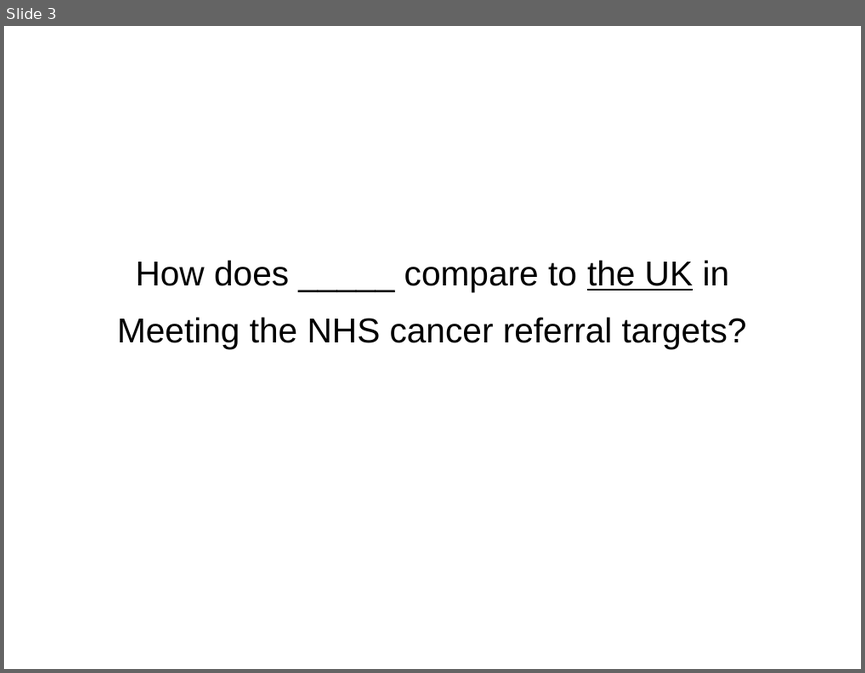
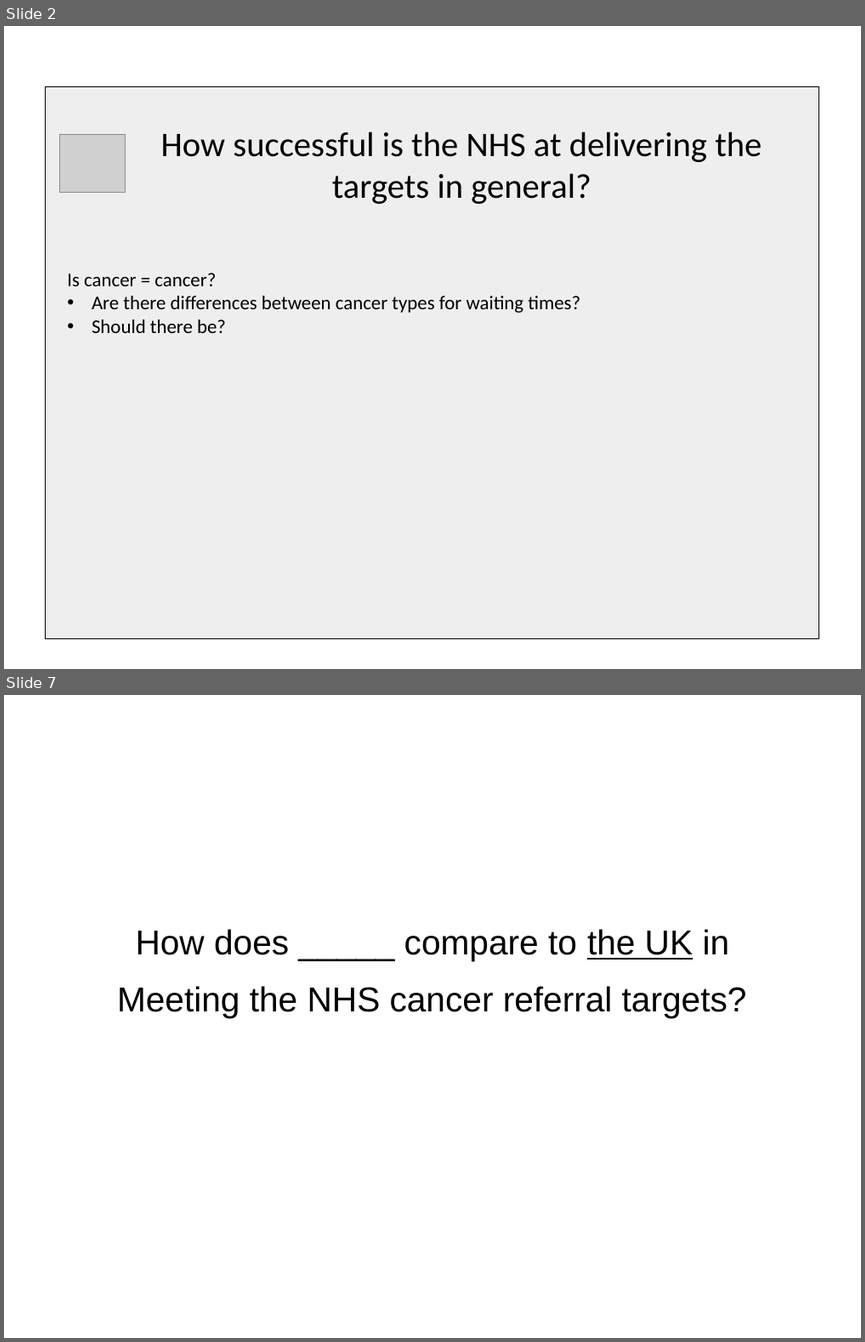
Before and after one commit to PabloLeon/model-driven-journalism, a slide deck: documents/storyboard.pptx. Shown one above the other, each under a label of ours: slide 3 before the commit, slides 2 and 7 after it; the slides between them are not shown. The pictures are 865x673 and 865x1342 pixels, drawn with LibreOffice and Linux fonts; fonts in the diff are those of the drawing; grey boxes stand for pictures. Boxes give left, top, right and bottom in pixels: in the first picture for what was removed or moved away, otherwise in the second. Text is boxed around its words. In the diff, an @@ line names an element or a change of style, - is before the commit and + after.

Commit message:
sketch and storyboard for the general idea, closes #2

```diff
--- a/documents/storyboard.pptx
+++ b/documents/storyboard.pptx
@@ slide 2 added at [4, 26, 861, 669], background #FFFFFF @@
@@ freeform shape added at [45, 87, 820, 639], fill #EEEEEE, outline #000000 0 pt @@
@@ picture added at [60, 135, 126, 193] @@
@@ text added at [161, 131, 761, 204], 32 pt, text #000000 @@
+How successful is the NHS at delivering the targets in general?
@@ text added at [67, 272, 580, 333], 18 pt, text #000000 @@
+Is cancer = cancer?
+• Are there differences between cancer types for waiting times?
+• Should there be?
@@ what was slide 3 is now slide 7 @@
```
Also in this commit, not shown: 8 slides changed, 8 other slides added, 1 slide removed, 1 other file.
